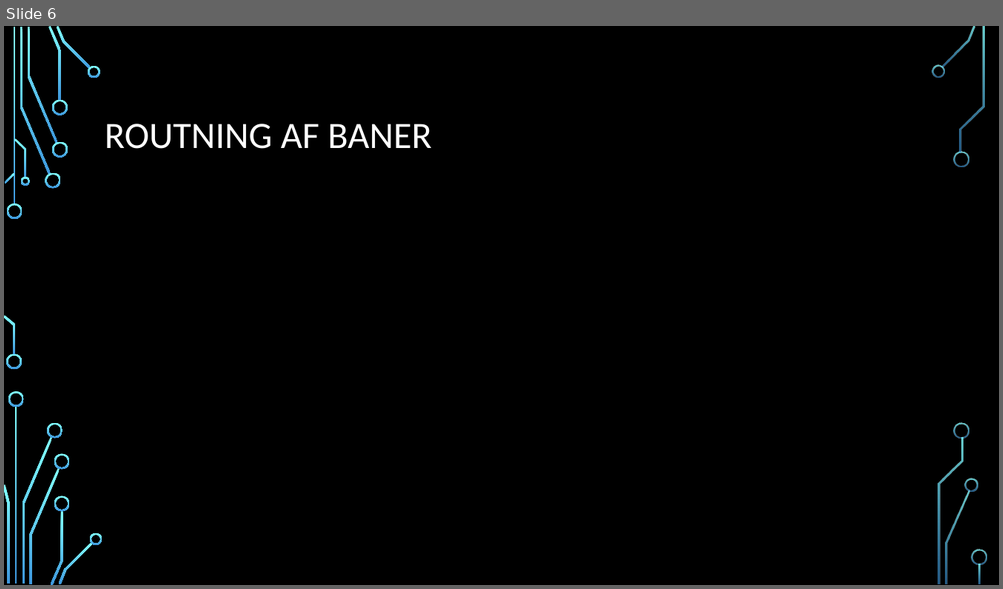
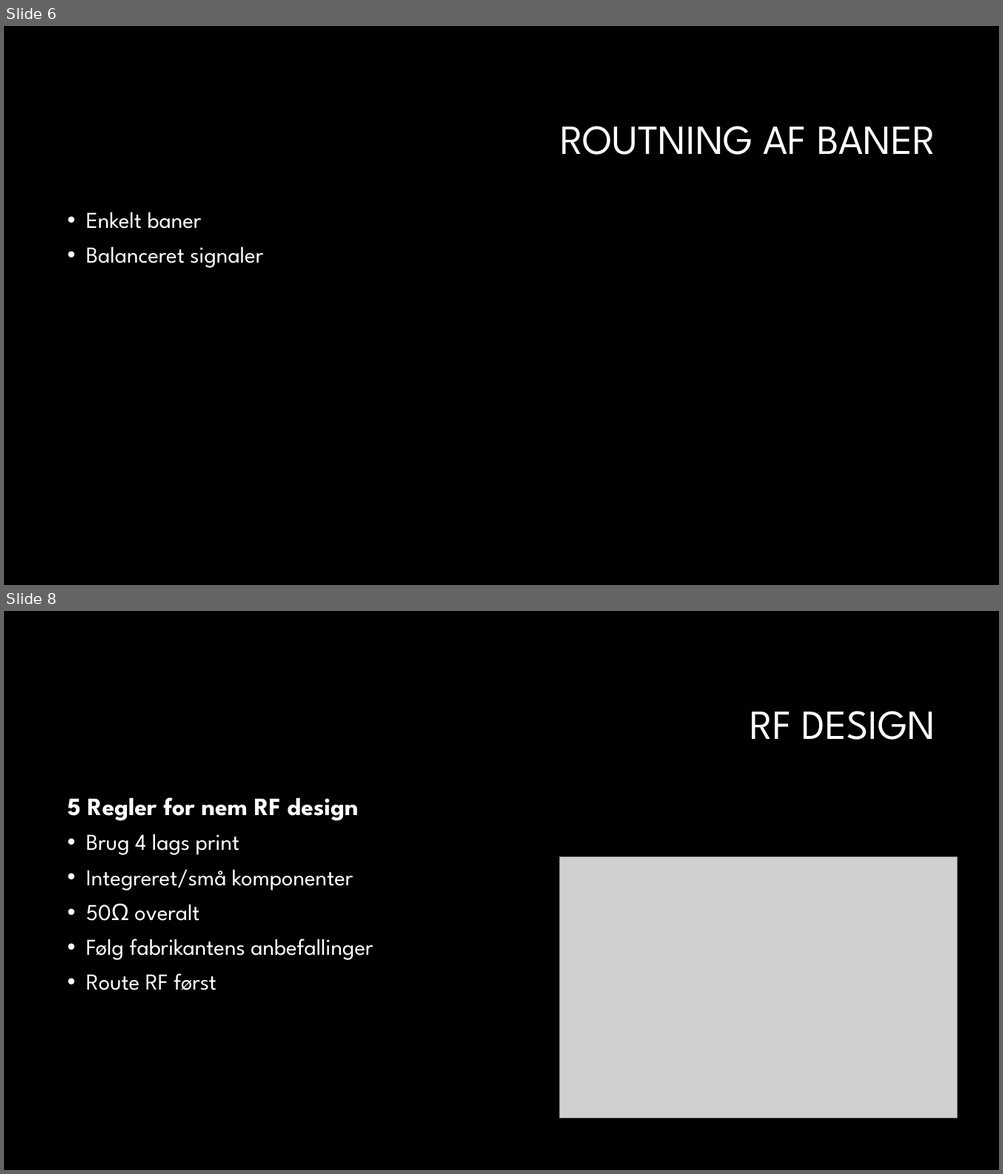
Before and after one commit to gert-lauritsen/Kicad-PCB, a slide deck: Kicad PCB.pptx. Shown one above the other, each under a label of ours: slide 6 before the commit, slides 6 and 8 after it; the slides between them are not shown. The pictures are 1003x589 and 1003x1174 pixels, drawn with LibreOffice and Linux fonts; fonts in the diff are those of the drawing; grey boxes stand for pictures; background and template pictures are left out. Boxes give left, top, right and bottom in pixels: in the first picture for what was removed or moved away, otherwise in the second. Text is boxed around its words. In the diff, an @@ line names an element or a change of style, - is before the commit and + after.

```diff
--- a/Kicad PCB.pptx
+++ b/Kicad PCB.pptx
@@ slide 8 added at box(4, 611, 999, 1170), background #000000 @@
@@ title added at box(750, 711, 935, 740), 40 pt, text #FFFFFF @@
+RF DESIGN
@@ text added at box(68, 797, 373, 991), 22 pt, text #FFFFFF @@
+5 Regler for nem RF design
+• Brug 4 lags print
+• Integreret/små komponenter
+• 50Ω overalt
+• Følg fabrikantens anbefallinger
+• Route RF først
@@ picture added at box(559, 857, 957, 1119) @@
@@ slide 6 changed as well @@
@@ title "ROUTNING AF BANER": place and size @@
-title "ROUTNING AF BANER" at box(105, 124, 431, 149)
+title "ROUTNING AF BANER" at box(560, 126, 935, 155)
@@ title "ROUTNING AF BANER" at box(560, 126, 935, 155): size 36 to 40 pt, font Calibri to League Spartan; alignment left to right @@
@@ text added at box(86, 212, 263, 268), 22 pt, text #FFFFFF @@
+• Enkelt baner
+• Balanceret signaler
@@ group removed at box(4, 26, 987, 585): 33 freeform shapes, 3 rectangles @@
```
Also in this commit, not shown: 4 other slides changed, 4 other slides added, 4 slides removed, 5 other files.
